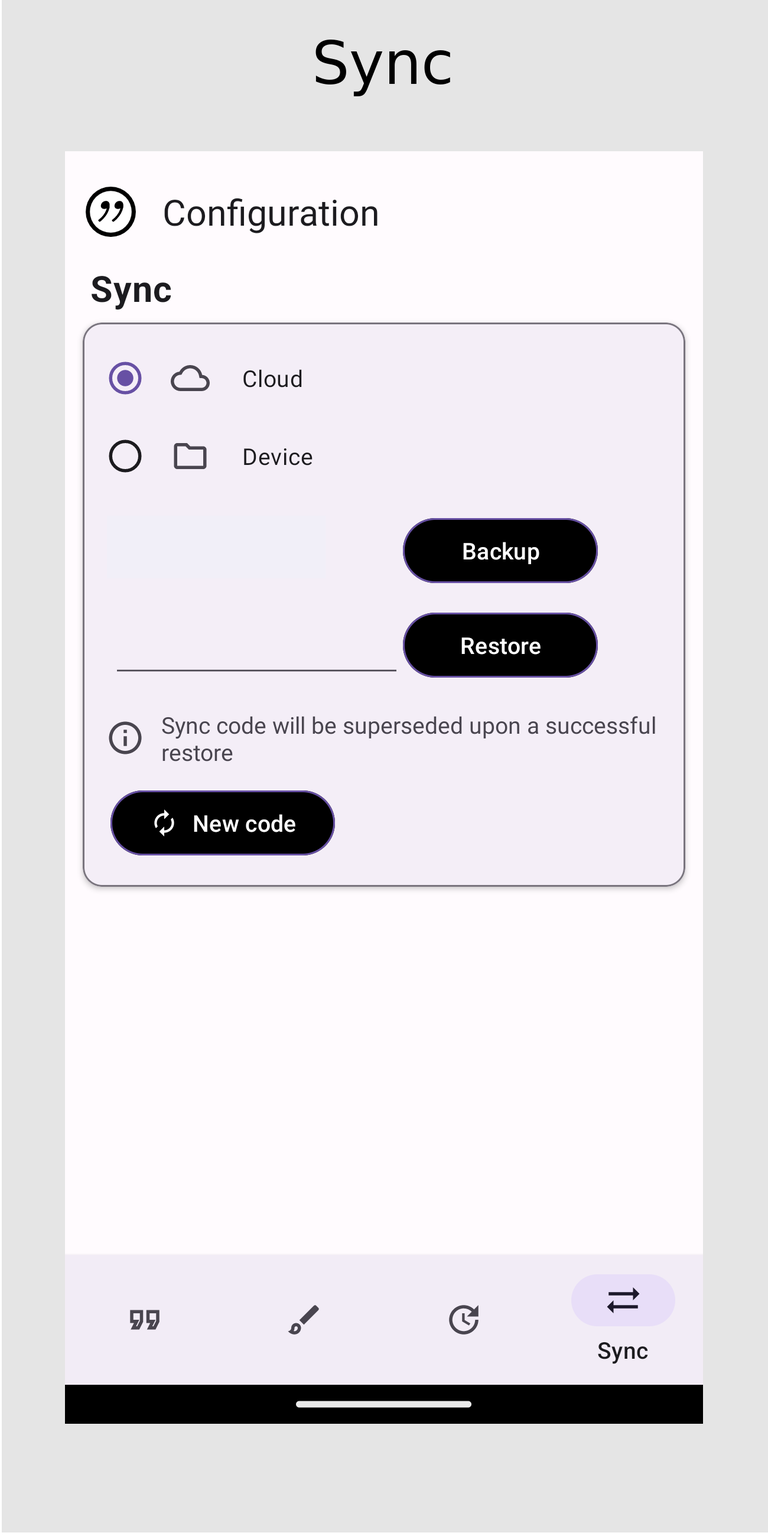
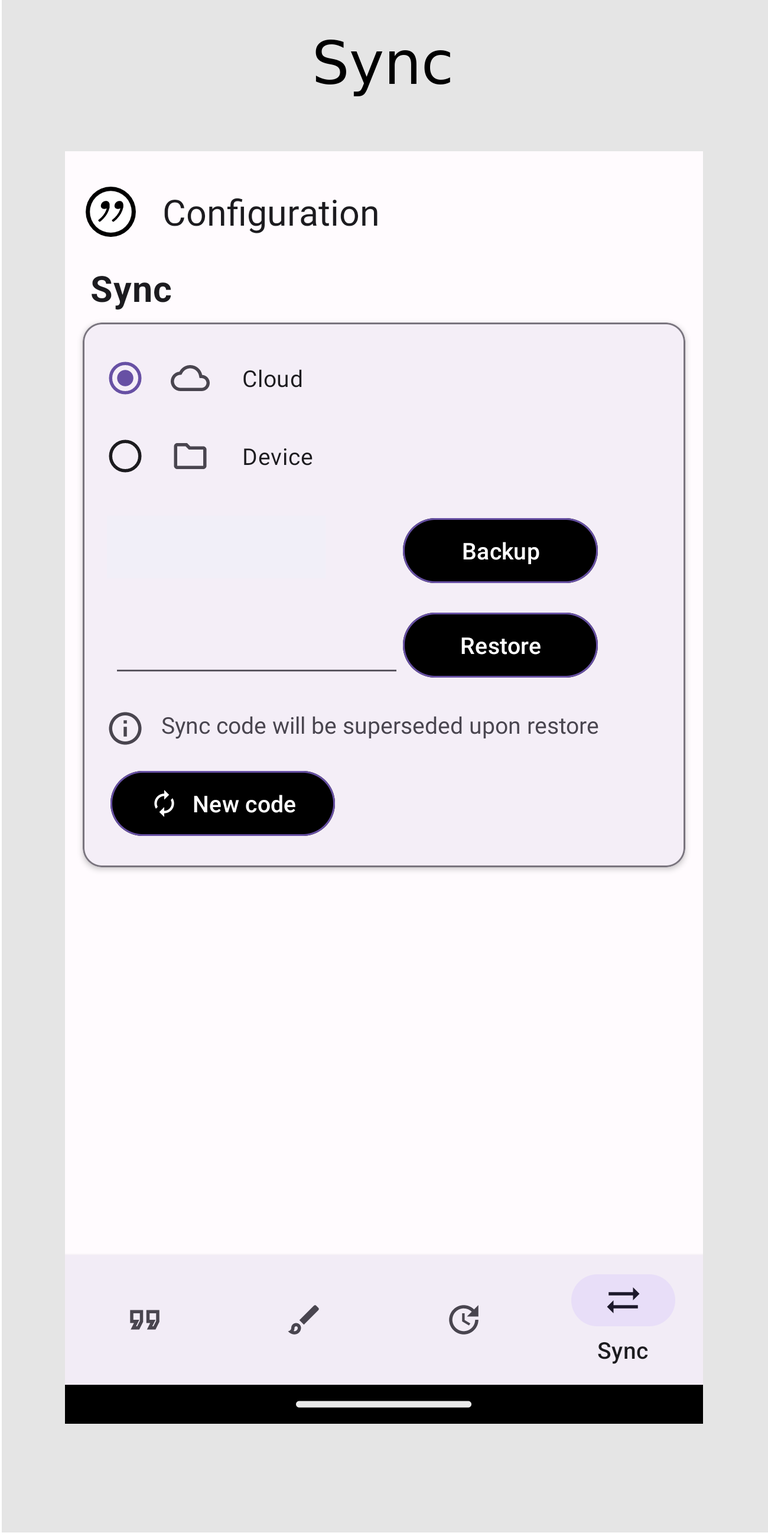
Layered file, before and after one edit (768px x 1536px). Changes by layer:
renamed "8.png" to "8.png #1", painted on it over [77, 711, 690, 894]
